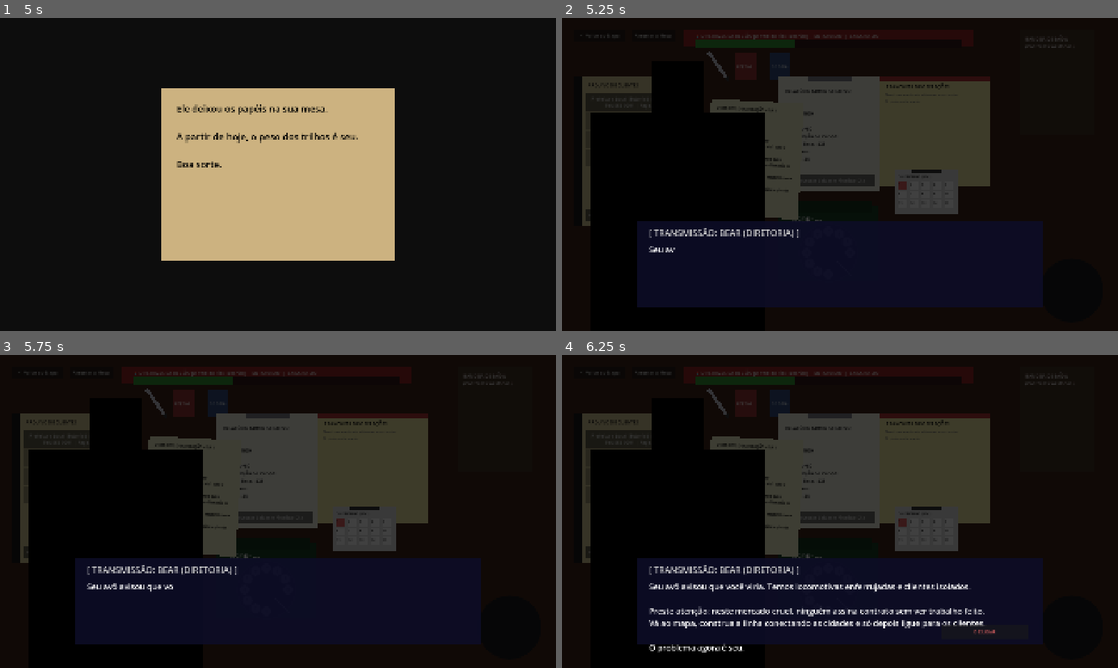
Above: before the commit, frames 1-4 (two rows, left to right).
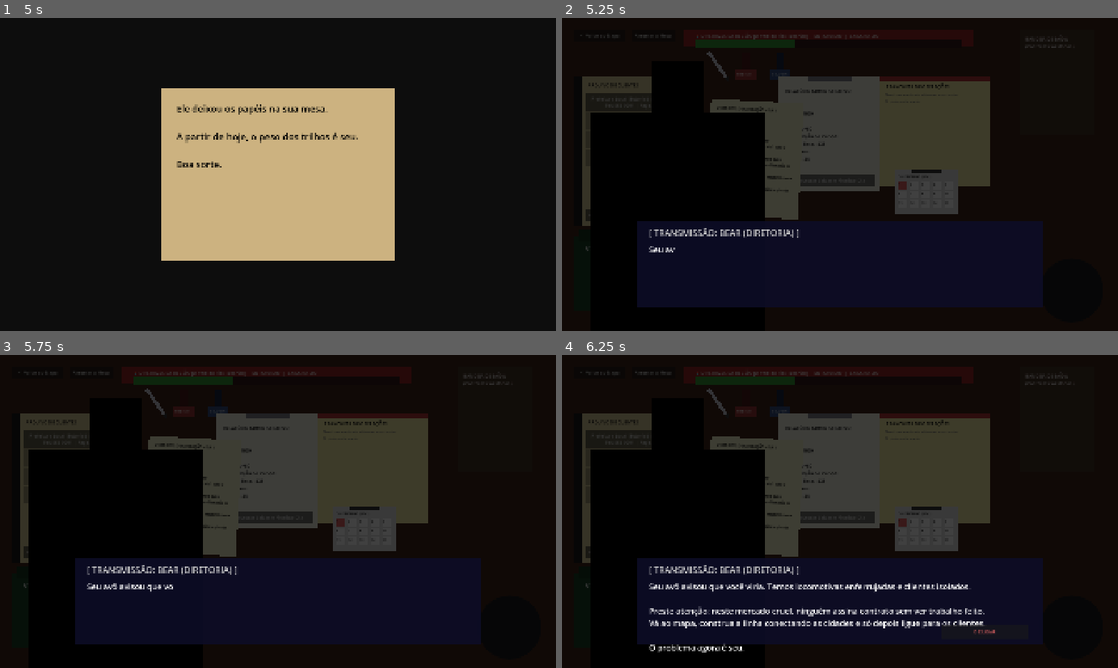
Above: after the commit, the same moments.

Repository: jonathanhenriques/Entregas_Ferroviarias
Game: Godot game, scene res://Main.tscn
Two runs of this game, one before a commit and one after it. Both use one fixed random seed, a clock stepped at 60 frames per second and the inputs below. The project has no main scene, so this scene is started directly.
Inputs (mouse positions are in pixels of both pictures, inside the frame that each line leads up to):
- Up to frame 1 (5 s): click "NOVO JOGO" at 0.5 s; tap Enter at 1.25, 2.75, 4.25 s; move the mouse to (400, 158) at 1.27 s; click (400, 158) at 1.42 s; tap Space (ui_select) at 1.52, 2, 3.5, 4.52 s; drag from (166, 190) to (250, 237) at 2.02 s; move the mouse to (333, 105) at 2.77 s; click (333, 105) at 2.92 s; drag from (250, 237) to (111, 127) at 3.52 s; move the mouse to (444, 221) at 4.27 s; click (444, 221) at 4.42 s
- Up to frame 2 (5.25 s): tap Space (ui_select) at 5 s; drag from (673, 127) to (756, 96) at 5.02 s
- Up to frame 3 (5.75 s): no input
- Up to frame 4 (6.25 s): click "<- Voltar ao Mapa" at 5.75 s

Frame 1 is identical in both runs. In frame 2, 0.2% of the frame differs, in the area x 4-47%, y 11-75%; in frame 3, 0.2%; in frame 4, 0.2%.

Commit message:
Modificando posição e visual do rádio, telefône, carimbos

Diff:
--- a/deskview.gd
+++ b/deskview.gd
@@ -196,30 +196,61 @@
 	pen_tip.polygon = PackedVector2Array([ Vector2(0, 110), Vector2(12, 110), Vector2(6, 125) ])
 	tool_pen.add_child(pen_tip)
 
+	# --- CARIMBOS (Agora com visual de pegador) ---
 	stamp_reject = ColorRect.new()
-	stamp_reject.color = Color(0.6, 0.2, 0.2)
+	stamp_reject.color = Color.TRANSPARENT # Base invisível para segurar as partes
 	stamp_reject.size = Vector2(70, 90)
 	stamp_reject.position = Vector2(600, 120)
 	ui_layer.add_child(stamp_reject)
 	_make_draggable(stamp_reject, "tool_reject")
 
+	var reject_base = ColorRect.new()
+	reject_base.color = Color(0.6, 0.2, 0.2)
+	reject_base.size = Vector2(70, 30)
+	reject_base.position = Vector2(0, 60)
+	reject_base.mouse_filter = Control.MOUSE_FILTER_IGNORE
+	stamp_reject.add_child(reject_base)
+
+	var reject_handle = ColorRect.new()
+	reject_handle.color = Color(0.3, 0.1, 0.1)
+	reject_handle.size = Vector2(24, 60)
+	reject_handle.position = Vector2(23, 0)
+	reject_handle.mouse_filter = Control.MOUSE_FILTER_IGNORE
+	stamp_reject.add_child(reject_handle)
+
 	var lbl_r = Label.new()
 	lbl_r.text = "REJEITAR"
 	lbl_r.add_theme_font_size_override("font_size", 12)
-	lbl_r.position = Vector2(5, 40)
+	lbl_r.add_theme_color_override("font_color", Color.WHITE)
+	lbl_r.position = Vector2(5, 65)
 	stamp_reject.add_child(lbl_r)
 
 	stamp_cia = ColorRect.new()
-	stamp_cia.color = Color(0.2, 0.3, 0.5)
+	stamp_cia.color = Color.TRANSPARENT
 	stamp_cia.size = Vector2(70, 90)
 	stamp_cia.position = Vector2(720, 120)
 	ui_layer.add_child(stamp_cia)
 	_make_draggable(stamp_cia, "tool_cia")
 
+	var cia_base = ColorRect.new()
+	cia_base.color = Color(0.2, 0.3, 0.5)
+	cia_base.size = Vector2(70, 30)
+	cia_base.position = Vector2(0, 60)
+	cia_base.mouse_filter = Control.MOUSE_FILTER_IGNORE
+	stamp_cia.add_child(cia_base)
+
+	var cia_handle = ColorRect.new()
+	cia_handle.color = Color(0.1, 0.15, 0.25)
+	cia_handle.size = Vector2(24, 60)
+	cia_handle.position = Vector2(23, 0)
+	cia_handle.mouse_filter = Control.MOUSE_FILTER_IGNORE
+	stamp_cia.add_child(cia_handle)
+
 	var lbl_cia = Label.new()
 	lbl_cia.text = "SELO CIA"
 	lbl_cia.add_theme_font_size_override("font_size", 12)
-	lbl_cia.position = Vector2(5, 40)
+	lbl_cia.add_theme_color_override("font_color", Color.WHITE)
+	lbl_cia.position = Vector2(5, 65)
 	stamp_cia.add_child(lbl_cia)
 
 	outbox_rect = ColorRect.new()
@@ -378,38 +409,47 @@
 	task_pad_rect.add_child(task_vbox)
 
 
-	# --- LINHA INFERIOR (Rádio, Telefone, Calendário) ---
+
+	# --- RÁDIO (Agora em formato de Walkie-Talkie, à direita do Telefone) ---
 	radio_rect = ColorRect.new()
-	radio_rect.color = Color(0.6, 0.6, 0.65)
-	radio_rect.size = Vector2(250, 120)
-	radio_rect.position = Vector2(480, 420)
+	radio_rect.color = Color(0.2, 0.2, 0.25) # Cinza azulado escuro
+	radio_rect.size = Vector2(140, 320)      # Formato Vertical
+	radio_rect.position = Vector2(420, 690)  # Ao lado do telefone
 	ui_layer.add_child(radio_rect)
 	_make_draggable(radio_rect, "radio")
 
+	var radio_antenna = ColorRect.new()
+	radio_antenna.color = Color(0.1, 0.1, 0.1)
+	radio_antenna.size = Vector2(16, 80)
+	radio_antenna.position = Vector2(20, -70)
+	radio_antenna.mouse_filter = Control.MOUSE_FILTER_IGNORE
+	radio_rect.add_child(radio_antenna)
+
 	var radio_speaker = ColorRect.new()
-	radio_speaker.color = Color(0.15, 0.15, 0.15)
-	radio_speaker.size = Vector2(120, 80)
-	radio_speaker.position = Vector2(20, 20)
+	radio_speaker.color = Color(0.1, 0.1, 0.1)
+	radio_speaker.size = Vector2(100, 100)
+	radio_speaker.position = Vector2(20, 120)
 	radio_speaker.mouse_filter = Control.MOUSE_FILTER_IGNORE
 	radio_rect.add_child(radio_speaker)
 
 	var radio_lbl = Label.new()
 	radio_lbl.text = "RÁDIO PTT\nFREQ 104.2"
-	radio_lbl.add_theme_color_override("font_color", Color.BLACK)
-	radio_lbl.position = Vector2(150, 20)
+	radio_lbl.add_theme_color_override("font_color", Color.WHITE)
+	radio_lbl.position = Vector2(20, 20)
 	radio_rect.add_child(radio_lbl)
 
 	radio_led = ColorRect.new()
 	radio_led.color = Color(0.2, 0.05, 0.05)
-	radio_led.size = Vector2(20, 20)
-	radio_led.position = Vector2(150, 70)
+	radio_led.size = Vector2(24, 24)
+	radio_led.position = Vector2(96, 70) # LED no canto
 	radio_led.mouse_filter = Control.MOUSE_FILTER_IGNORE
 	radio_rect.add_child(radio_led)
 
+	# --- TELEFONE (Movido para baixo à esquerda) ---
 	phone_rect = ColorRect.new()
 	phone_rect.color = Color(0.1, 0.25, 0.15)
 	phone_rect.size = Vector2(340, 260)
-	phone_rect.position = Vector2(750, 650)
+	phone_rect.position = Vector2(40, 750) # Posição Inferior Esquerda
 	ui_layer.add_child(phone_rect)
 	_make_draggable(phone_rect, "panel")
 
@@ -436,6 +476,8 @@
 	dial_rect.draw.connect(_on_dial_draw)
 	dial_rect.gui_input.connect(_on_dial_gui_input)
 	phone_rect.add_child(dial_rect)
+
+		# --- LINHA INFERIOR (Calendário) ---
 
 	calendar_rect = ColorRect.new()
 	calendar_rect.color = Color(0.9, 0.9, 0.9)
--- a/mapview.gd
+++ b/mapview.gd
@@ -351,36 +351,81 @@
 	desk_border.border_width = 8
 	desk_bg.add_child(desk_border)
 
+
+	# --- ESTILOS VISUAIS PARA OS BOTÕES INDUSTRIAIS ---
+	var panel_btn_normal = StyleBoxFlat.new()
+	panel_btn_normal.bg_color = Color(0.25, 0.25, 0.28)
+	panel_btn_normal.border_width_bottom = 6
+	panel_btn_normal.border_color = Color(0.1, 0.1, 0.12)
+	panel_btn_normal.corner_radius_top_left = 8
+	panel_btn_normal.corner_radius_top_right = 8
+	panel_btn_normal.corner_radius_bottom_left = 8
+	panel_btn_normal.corner_radius_bottom_right = 8
+
+	var panel_btn_pressed = StyleBoxFlat.new()
+	panel_btn_pressed.bg_color = Color(0.2, 0.2, 0.22)
+	panel_btn_pressed.border_width_bottom = 2
+	panel_btn_pressed.border_color = Color(0.1, 0.1, 0.12)
+	panel_btn_pressed.corner_radius_top_left = 8
+	panel_btn_pressed.corner_radius_top_right = 8
+	panel_btn_pressed.corner_radius_bottom_left = 8
+	panel_btn_pressed.corner_radius_bottom_right = 8
+
 	btn_lever = Button.new()
 	btn_lever.text = "[ CHUTA ALAVANCA ]\nChamar Encomenda"
-	btn_lever.size = Vector2(160, 60)
-	btn_lever.position = Vector2(40, 40)
+	btn_lever.size = Vector2(180, 70)
+	btn_lever.position = Vector2(30, 30)
+	btn_lever.add_theme_stylebox_override("normal", panel_btn_normal)
+	btn_lever.add_theme_stylebox_override("pressed", panel_btn_pressed)
+	btn_lever.add_theme_color_override("font_color", Color.WHITE)
 	btn_lever.pressed.connect(_on_btn_lever_pressed)
 	desk_bg.add_child(btn_lever)
 
 	btn_xray = Button.new()
 	btn_xray.text = "[ LIGAR RAIO-X ]\nCusto: $15"
-	btn_xray.size = Vector2(160, 60)
-	btn_xray.position = Vector2(240, 40)
-	btn_xray.add_theme_color_override("font_color", Color(0.3, 0.9, 0.3))
+	btn_xray.size = Vector2(180, 70)
+	btn_xray.position = Vector2(230, 30)
+	var xray_btn_normal = panel_btn_normal.duplicate()
+	xray_btn_normal.bg_color = Color(0.2, 0.35, 0.2)
+	xray_btn_normal.border_color = Color(0.05, 0.15, 0.05)
+	var xray_btn_pressed = panel_btn_pressed.duplicate()
+	xray_btn_pressed.bg_color = Color(0.15, 0.25, 0.15)
+	btn_xray.add_theme_stylebox_override("normal", xray_btn_normal)
+	btn_xray.add_theme_stylebox_override("pressed", xray_btn_pressed)
+	btn_xray.add_theme_color_override("font_color", Color(0.7, 1.0, 0.7))
 	btn_xray.pressed.connect(_on_btn_xray_pressed)
 	desk_bg.add_child(btn_xray)
 
 	btn_approve_pkg = Button.new()
 	btn_approve_pkg.text = "[ CARREGAR NO TREM ]\n(Validado)"
-	btn_approve_pkg.size = Vector2(200, 60)
-	btn_approve_pkg.position = Vector2(40, 120)
-	btn_approve_pkg.add_theme_color_override("font_color", Color(0.2, 0.7, 0.2))
+	btn_approve_pkg.size = Vector2(220, 70)
+	btn_approve_pkg.position = Vector2(30, 120)
+	var app_btn_normal = panel_btn_normal.duplicate()
+	app_btn_normal.bg_color = Color(0.15, 0.4, 0.15)
+	app_btn_normal.border_color = Color(0.05, 0.2, 0.05)
+	var app_btn_pressed = panel_btn_pressed.duplicate()
+	app_btn_pressed.bg_color = Color(0.1, 0.3, 0.1)
+	btn_approve_pkg.add_theme_stylebox_override("normal", app_btn_normal)
+	btn_approve_pkg.add_theme_stylebox_override("pressed", app_btn_pressed)
+	btn_approve_pkg.add_theme_color_override("font_color", Color.WHITE)
 	btn_approve_pkg.pressed.connect(_on_approve_pkg_pressed)
 	desk_bg.add_child(btn_approve_pkg)
 
 	btn_reject_pkg = Button.new()
 	btn_reject_pkg.text = "[ DEVOLVER REMETENTE ]\n(Fraude)"
-	btn_reject_pkg.size = Vector2(200, 60)
-	btn_reject_pkg.position = Vector2(260, 120)
-	btn_reject_pkg.add_theme_color_override("font_color", Color(0.8, 0.2, 0.2))
+	btn_reject_pkg.size = Vector2(220, 70)
+	btn_reject_pkg.position = Vector2(270, 120)
+	var rej_btn_normal = panel_btn_normal.duplicate()
+	rej_btn_normal.bg_color = Color(0.6, 0.2, 0.2)
+	rej_btn_normal.border_color = Color(0.3, 0.05, 0.05)
+	var rej_btn_pressed = panel_btn_pressed.duplicate()
+	rej_btn_pressed.bg_color = Color(0.4, 0.15, 0.15)
+	btn_reject_pkg.add_theme_stylebox_override("normal", rej_btn_normal)
+	btn_reject_pkg.add_theme_stylebox_override("pressed", rej_btn_pressed)
+	btn_reject_pkg.add_theme_color_override("font_color", Color.WHITE)
 	btn_reject_pkg.pressed.connect(_on_reject_pkg_pressed)
 	desk_bg.add_child(btn_reject_pkg)
+
 
 	var clipboard_bg = ColorRect.new()
 	clipboard_bg.color = Color(0.85, 0.8, 0.65)
